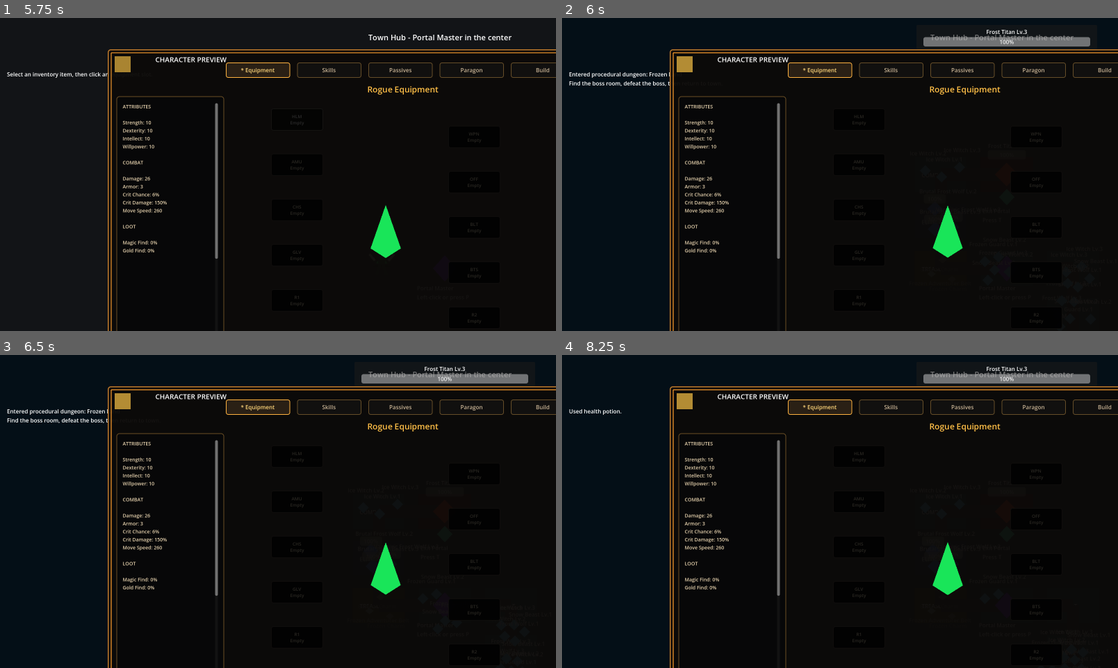
Above: before the commit, frames 1-4 (two rows, left to right).
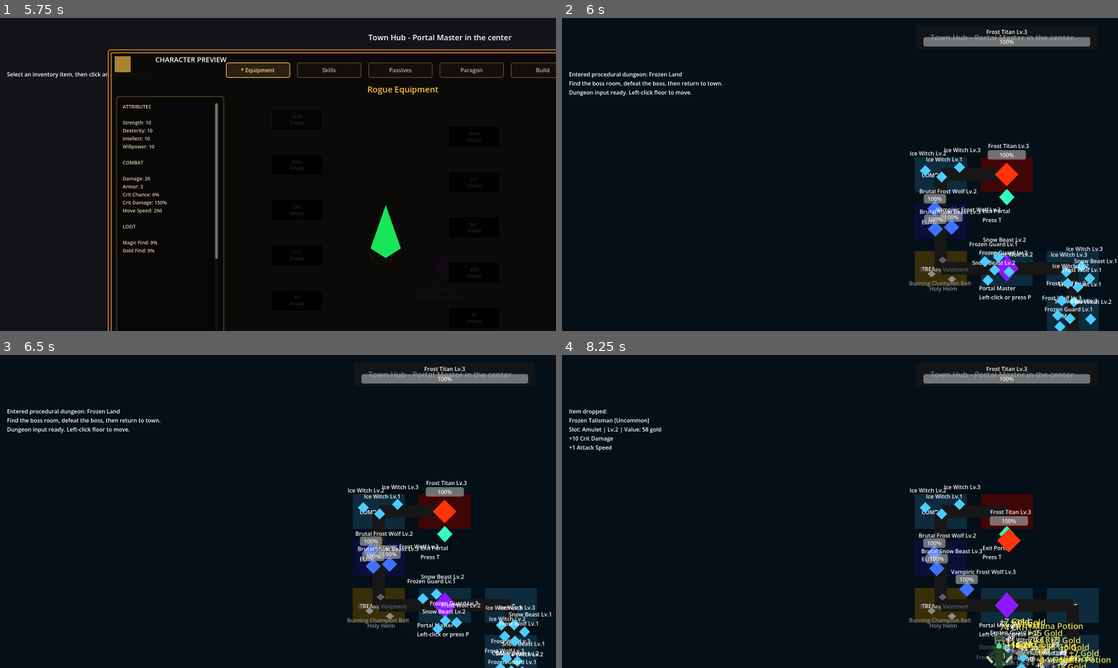
Above: after the commit, the same moments.

Repository: timjohan93-cyber/Eternal-Realms
Game: Godot game, scene res://scenes/Main.tscn
Two runs of this game, one before a commit and one after it. Both use one fixed random seed, a clock stepped at 60 frames per second and the inputs below.
Inputs (mouse positions are in pixels of both pictures, inside the frame that each line leads up to):
- Up to frame 1 (5.75 s): click "PLAY" at 0.5 s; tap P at 1.25, 1.35, 2, 2.75, 3.5, 4.25 s; move the mouse to (400, 158) at 1.27 s; hold D 1.28-2.03 s; click (400, 158) at 1.42 s; move the mouse to (166, 190) at 2.02 s; hold S 2.03-2.78 s; tap T at 2.1 s; move the mouse to (333, 105) at 2.77 s; hold D 2.78-3.53 s; tap C at 2.85 s; move the mouse to (250, 237) at 3.52 s; hold W 3.53-4.28 s; tap I at 3.6 s; click (250, 237) at 3.67 s; move the mouse to (444, 221) at 4.27 s; hold A 4.28-5 s; tap K at 4.35 s; click "HLM Empty" at 5 s
- Up to frame 2 (6 s): tap P at 5.75 s; move the mouse to (673, 127) at 5.77 s; hold A from 5.78 s (still down); tap M at 5.85 s
- Up to frame 3 (6.5 s): keep holding A
- Up to frame 4 (8.25 s): move the mouse to (867, 511) at 6.52 s; release A at 6.53 s; hold S 6.53-7.28 s; tap B at 6.6 s; click (867, 511) at 6.67 s; move the mouse to (756, 433) at 7.27 s; hold D 7.28-8.03 s; tap N at 7.35 s; move the mouse to (962, 495) at 8.02 s; hold W from 8.03 s (still down); tap Q at 8.1 s

Frame 1 is identical in both runs. In frame 2, 12% of the frame differs, in the area x 1-100%, y 10-100%; in frame 3, 12%; in frame 4, 13%.

Commit message:
Use V8.0A dungeon input safety script

Diff:
--- a/scenes/Main.tscn
+++ b/scenes/Main.tscn
@@ -1,6 +1,6 @@
 [gd_scene load_steps=2 format=3]
 
-[ext_resource type="Script" path="res://scripts/MainV80.gd" id="1"]
+[ext_resource type="Script" path="res://scripts/MainV80A.gd" id="1"]
 
 [node name="Main" type="Node2D"]
 script = ExtResource("1")
